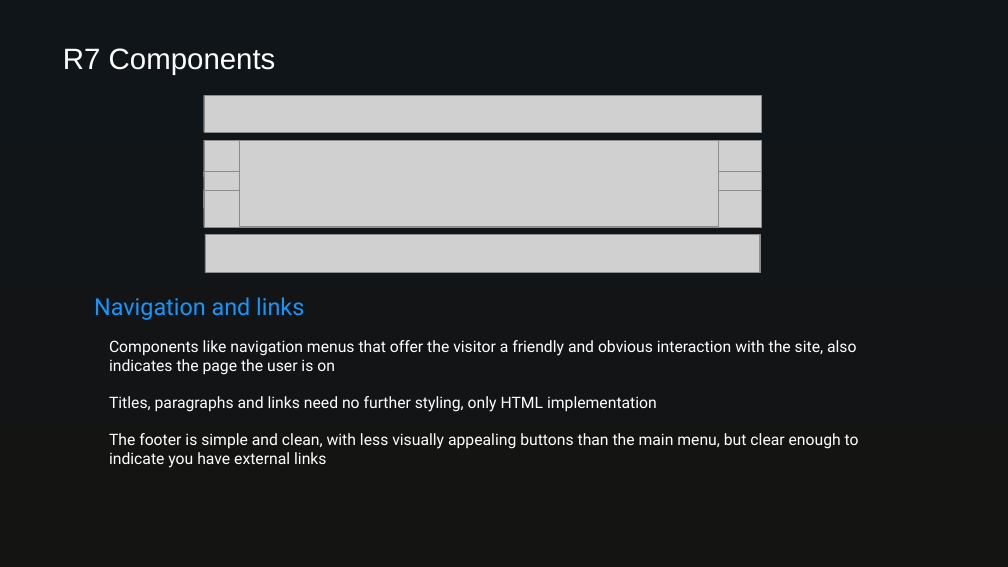
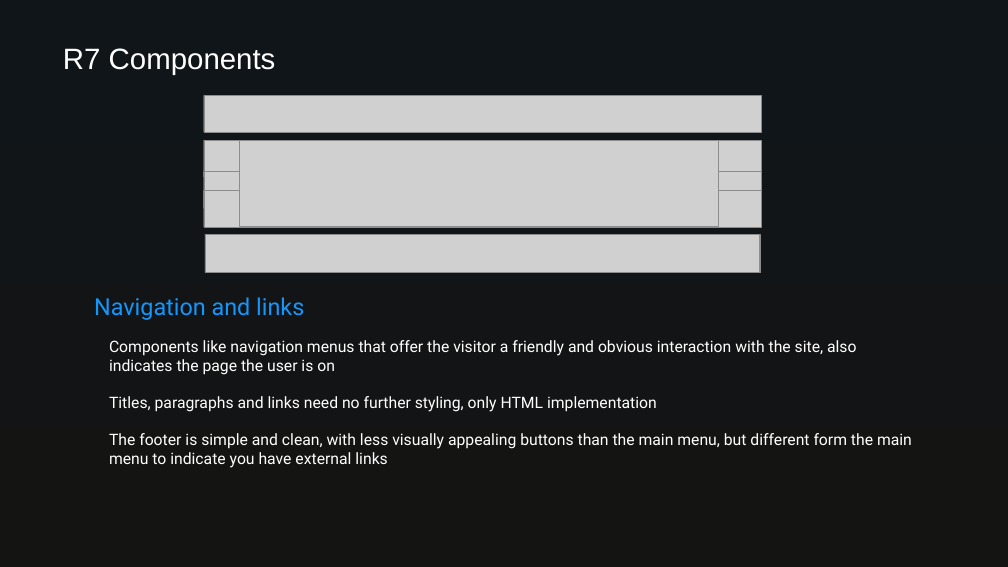
Before and after one commit to Gus14939/GustavoJimenez_T1A2, a slide deck: slide 7 of ppt/GustavoJimenez_T1A1_PPT.pptx. Drawn at 1008x567 pixels with LibreOffice and Linux fonts; fonts in the diff are those of the drawing; grey boxes stand for pictures. Boxes give left, top, right and bottom in pixels: in the first picture for what was removed or moved away, otherwise in the second. Text is boxed around its words. In the diff, an @@ line names an element or a change of style, - is before the commit and + after.

```diff
--- a/ppt/GustavoJimenez_T1A1_PPT.pptx
+++ b/ppt/GustavoJimenez_T1A1_PPT.pptx
@@ text at (109, 433, 912, 468): text changed @@
-The footer is simple and clean, with less visually appealing buttons than the main menu, but clear enough to indicate you have external links
+The footer is simple and clean, with less visually appealing buttons than the main menu, but different form the main menu to indicate you have external links
```
Also in this commit, not shown: 4 other slides changed, 16 other files.
